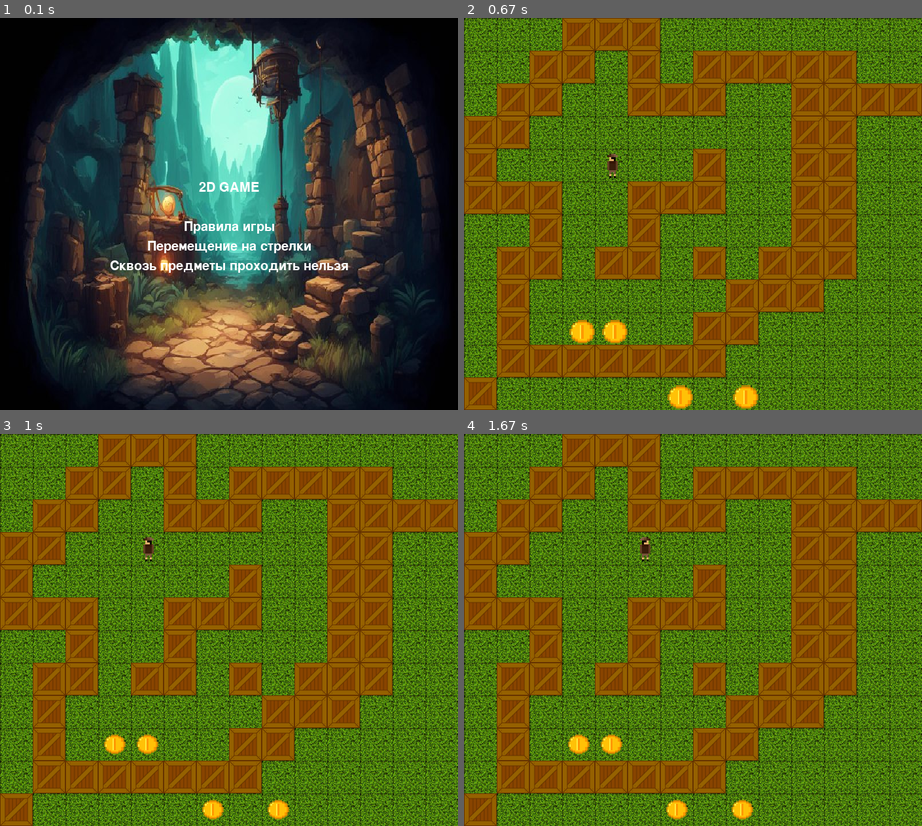
Above: before the commit, frames 1-4 (two rows, left to right).
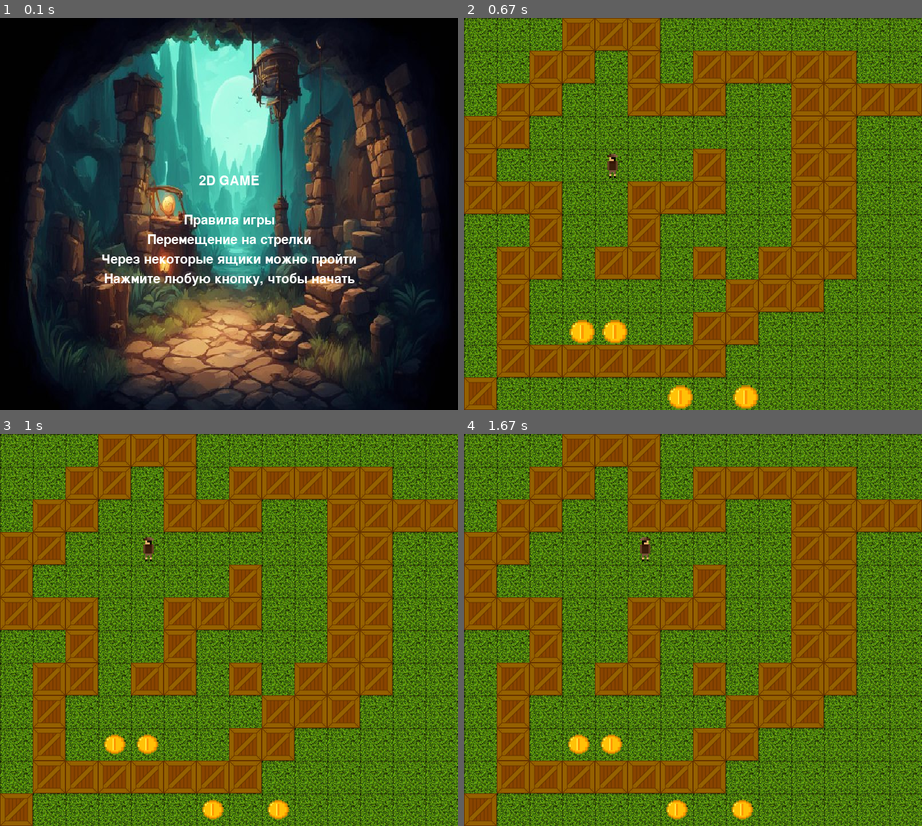
Above: after the commit, the same moments.

Repository: zabelyaev/PygameProjectYandex
Game: pygame game, started from main.py
The game is run twice, just before and just after one commit, with the same random seed, the same clock (stepped at 60 frames per second) and the same inputs.
Inputs:
- Up to frame 1 (0.1 s): no input
- Up to frame 2 (0.67 s): hold Right from 0.33 s (still down)
- Up to frame 3 (1 s): release Right at 0.8 s; hold Up from 0.83 s (still down)
- Up to frame 4 (1.67 s): release Up at 1.13 s; hold Right 1.17-1.63 s

The runs differ from the first frame. In frame 1, 3.3% of the frame differs, in the area x 22-78%, y 40-69%; in frame 2, nothing differs; in frame 3, nothing differs; in frame 4, nothing differs.

Commit message:
Finished Game

Diff:
--- a/camera.py
+++ /dev/null
@@ -1,15 +0,0 @@
-class Camera:
-    # зададим начальный сдвиг камеры
-    def __init__(self):
-        self.dx = 0
-        self.dy = 0
-
-    # сдвинуть объект obj на смещение камеры
-    def apply(self, obj):
-        obj.rect.x += self.dx
-        obj.rect.y += self.dy
-
-    # позиционировать камеру на объекте target
-    def update(self, target):
-        self.dx = -(target.rect.x + target.rect.w // 2 - 500 // 2)
-        self.dy = -(target.rect.y + target.rect.h // 2 - 500 // 2)
--- a/constansts.py
+++ b/constansts.py
@@ -12,14 +12,17 @@
 TILE_HEIGHT = 50
 
 SOUNDS = {
-    'background': 'data/sounds/Background Sound.mp3',
-    'coin': load_sounds('drop coin.wav')
+    'background': 'data/sounds/background_sound.mp3',
+    'coin': load_sounds('drop_coin.wav'),
+    'artefact': load_sounds('drop_artefact.mp3'),
+    'end': load_sounds('end_game.mp3')
 }
 
 TILE_IMAGES = {
     'wall': load_image('box.png'),
     'empty': load_image('grass.png'),
-    'coin': load_image('coin.png')
+    'coin': load_image('coin.png'),
+    'artefact': load_image('artefact.png'),
 }
 
 PLAYER_IMAGE = load_image('player.png')
--- a/data/maps/map2.txt
+++ b/data/maps/map2.txt
@@ -6,7 +6,7 @@
 ###..##0..#
 ..#..#....#
 .##..#.#.##
-.#......##
-.#.....##
+.#......*#
+.#.....#*
 .#######
-#
+!
--- a/data/maps/map3.txt
+++ b/data/maps/map3.txt
@@ -1,11 +1,12 @@
 ...###
-..##.#.###.
+..##.#.#00####
 .##..#.#..#
 ##........#
-..@....#..#
-.##..###..#
-..#..#....#
+#.@....#..#
+0##..##0..#
+..*..#....#
 .##..#.#.##
 .#......##
 .#.....##
-.##..###
+.###!###
+#
--- /dev/null
+++ b/dbmanager.py
@@ -0,0 +1,74 @@
+import sqlite3
+
+from patterns import Singleton
+
+
+class DBManager(Singleton):
+    def __init__(self):
+        self.db = sqlite3.connect('data/db/game.db')
+        self.cur = self.db.cursor()
+
+    def start_new_game(self) -> None:
+        self.reset_game()
+        self.cur.execute('INSERT INTO save (current_level) VALUES (1)')
+        self.db.commit()
+
+    def fetch_current_level(self) -> (str, bool):
+        levels = self.cur.execute('SELECT * FROM save').fetchone()
+
+        if not levels:
+            self.start_new_game()
+
+        res = self.cur.execute('''SELECT name, end_game FROM levels
+                                  INNER JOIN save ON save.current_level = levels.id
+                                  WHERE save.current_level = levels.id''').fetchone()
+        level_name = res[0]
+        end_game = int(res[1])
+
+        if end_game == 1:
+            end_game = True
+        else:
+            end_game = False
+
+        return level_name, end_game
+
+    def increase_level(self) -> bool:
+        id = int(self.cur.execute('SELECT id FROM save').fetchone()[0])
+        current_level = int(self.cur.execute(f'SELECT current_level FROM save WHERE id={id}').fetchone()[0])
+        if current_level + 1 <= self.count_levels():
+            self.cur.execute(f'''UPDATE save SET current_level={current_level + 1} WHERE id={id}''')
+            self.db.commit()
+            return True
+
+        self.end_game(True)
+        return False
+
+    def increase_score(self, level_increase) -> None:
+        id = int(self.cur.execute('SELECT id FROM save').fetchone()[0])
+        if id:
+            self.cur.execute(f'''UPDATE save SET score=score+{level_increase} WHERE id={id}''')
+            self.db.commit()
+
+    def fetch_score(self) -> int:
+        id = int(self.cur.execute('SELECT id FROM save').fetchone()[0])
+        score = int(self.cur.execute(f'SELECT score FROM save WHERE id={id}').fetchone()[0])
+
+        return score
+
+    def end_game(self, end: bool) -> None:
+        if end:
+            end = 1
+        else:
+            end = 0
+        id = int(self.cur.execute('SELECT id FROM save').fetchone()[0])
+        self.cur.execute(f'''UPDATE save SET end_game={end} WHERE id={id}''')
+        self.db.commit()
+
+    def count_levels(self) -> int:
+        res = self.cur.execute('SELECT COUNT(id) FROM levels').fetchone()
+
+        return int(res[0])
+
+    def reset_game(self) -> None:
+        self.cur.execute('DELETE FROM save')
+        self.db.commit()
--- a/extensions.py
+++ b/extensions.py
@@ -30,24 +30,3 @@
         sys.exit()
 
     return pygame.mixer.Sound(fullname)
-
-
-def load_level(filename):
-    fullname = check_map_exist(filename)
-
-    with open(fullname, 'r') as mapFile:
-        level_map = [line.strip() for line in mapFile]
-
-    max_width = max(map(len, level_map))
-
-    return list(map(lambda x: x.ljust(max_width, '.'), level_map))
-
-
-def check_map_exist(filename):
-    fullname = os.path.join('data', 'maps', filename + '.txt')
-
-    if not os.path.isfile(fullname):
-        print(f'Файлы с картой {fullname} не найден!')
-        sys.exit()
-
-    return fullname
--- a/main.py
+++ b/main.py
@@ -2,8 +2,7 @@
 
 import pygame.mixer
 
-from extensions import load_level
-from map import generate_level, Score
+from map import generate_level, Score, load_level
 from screens import *
 
 from constansts import *
@@ -14,14 +13,22 @@
     sys.exit()
 
 
+def clear_groups(*groups):
+    for group in groups:
+        for sprite in group:
+            sprite.kill()
+
+
 if __name__ == '__main__':
     # начальные настройки
     pygame.init()
     screen = pygame.display.set_mode((WIDTH, HEIGHT))
     clock = pygame.time.Clock()
 
+    pygame.display.set_caption('Археолог')
+
     # запускаем фоновую музыку
-    pygame.mixer.music.load('data/sounds/Background Sound.mp3')
+    pygame.mixer.music.load(SOUNDS['background'])
     pygame.mixer.music.play(loops=-1)
 
     # группы спрайтов
@@ -34,6 +41,9 @@
     player = None
     score = Score()  # счетчик монет
 
+    db = DBManager()
+    end_game = False
+
     pygame.display.flip()
 
     # основной игровой цикл
@@ -41,29 +51,45 @@
         for event in pygame.event.get():
             if event.type == pygame.QUIT:
                 terminate()
-            elif (event.type == pygame.MOUSEBUTTONDOWN or event.type == pygame.KEYDOWN) and not player:
-                player, level_x, level_y = generate_level(load_level('map'), all_sprites, tiles_group,
-                                                          walls_group,
-                                                          player_group, coins_group)
+            elif (event.type == pygame.MOUSEBUTTONDOWN or event.type == pygame.KEYDOWN) and not player and not end_game:
+                if db.fetch_current_level()[1]:
+                    db.start_new_game()
+                end_game = False
+                player = generate_level(load_level(db.fetch_current_level()[0]), all_sprites,
+                                        tiles_group,
+                                        walls_group,
+                                        player_group, coins_group)
             elif event.type == pygame.KEYDOWN:
-                player.move(event, walls=walls_group)
+                if player:
+                    player.move(event, walls=walls_group)
 
-        if not player:
+        if end_game:
+            end_screen(screen)
+        elif not end_game and not player:
             start_screen(screen)
         else:
             if len(coins_group) == 0:
-                for sprite in all_sprites:
-                    sprite.kill()
+                player = None
+                clear_groups(all_sprites, tiles_group, walls_group, coins_group, player_group)
                 pygame.display.flip()
 
-                player, level_x, level_y = generate_level(load_level('map2'), all_sprites, tiles_group,
-                                                          walls_group,
-                                                          player_group, coins_group)
-            screen.fill((0, 0, 0))
+                db.increase_score(score.get_score())
+                score.reset()
+
+                if db.increase_level():
+                    player = generate_level(load_level(db.fetch_current_level()[0]), all_sprites,
+                                            tiles_group,
+                                            walls_group,
+                                            player_group, coins_group)
+                else:
+                    end_game = True
+                    db.end_game(end_game)
+                    pygame.mixer.music.stop()
+                    SOUNDS['end'].play()
 
         # отрисывываем все спрайты
-        tiles_group.draw(screen)
-        player_group.draw(screen)
+        tiles_group.draw(screen)  # отрисывываем тайлы
+        player_group.draw(screen)  # затем игрока
         coins_group.update()
 
         # при столкновении с монеткой увеличиваем счет
--- a/map.py
+++ b/map.py
@@ -1,9 +1,11 @@
-import math
+import os
+import sys
 
+import pygame.mixer
 from pygame import transform
 from pygame.sprite import Sprite
 
-from constansts import TILE_WIDTH, TILE_HEIGHT, TILE_IMAGES, PLAYER_IMAGE
+from constansts import TILE_WIDTH, TILE_HEIGHT, TILE_IMAGES, PLAYER_IMAGE, SOUNDS
 from player import Player
 
 
@@ -25,11 +27,19 @@
         self.scale_factor = 1.2
         self.is_scale = True
         self.original_image = self.image
-        self.original_center = self.rect.center
-        self.original_rect = self.rect
         self.scale_time = 0
 
-    def update(self):
+        self.score = 1
+        self.drop_sound = SOUNDS['coin']
+
+    def get_score(self) -> int:
+        return self.score
+
+    def get_sound(self) -> pygame.mixer.Sound:
+        return self.drop_sound
+
+    def update(self) -> None:
+        # анимация
         self.scale_time += 1
 
         if self.scale_time == 20:
@@ -45,21 +55,51 @@
             self.image = self.original_image
 
 
+class Artefact(Coin):
+    def __init__(self, tile_image, pos, *groups):
+        super().__init__(tile_image, pos, *groups)
 
-
+        self.score = 10
+        self.drop_sound = SOUNDS['artefact']
 
 
 class Score:
     def __init__(self):
         self.score = 0
 
-    def increase_score(self, level_increase):
+    def increase_score(self, level_increase: int) -> None:
         self.score += level_increase
-        print(self.score)
+
+    def get_score(self) -> int:
+        return self.score
+
+    def reset(self) -> None:
+        self.score = 0
 
 
-def generate_level(level, all_sprites, tiles_group, walls_group, player_group, coins_group):
-    new_player, x, y = None, None, None
+def load_level(filename: str) -> list:
+    fullname = check_map_exist(filename)
+
+    with open(fullname, 'r') as mapFile:
+        level_map = [line.strip() for line in mapFile]
+
+    max_width = max(map(len, level_map))
+
+    return list(map(lambda x: x.ljust(max_width, '.'), level_map))
+
+
+def check_map_exist(filename: str) -> str:
+    fullname = os.path.join('data', 'maps', filename + '.txt')
+
+    if not os.path.isfile(fullname):
+        print(f'Файлы с картой {fullname} не найден!')
+        sys.exit()
+
+    return fullname
+
+
+def generate_level(level: list, all_sprites, tiles_group, walls_group, player_group, coins_group) -> Player:
+    new_player = None
 
     for y in range(len(level)):
         for x in range(len(level[y])):
@@ -76,9 +116,8 @@
                 Coin(TILE_IMAGES['coin'], (x, y), all_sprites, tiles_group, coins_group)
             elif level_point == '*':
                 Tile(TILE_IMAGES['wall'], (x, y), True, all_sprites, tiles_group, walls_group)
+            elif level_point == '!':
+                Tile(TILE_IMAGES['empty'], (x, y), False, all_sprites, tiles_group)
+                Artefact(TILE_IMAGES['artefact'], (x, y), all_sprites, tiles_group, coins_group)
 
-    return new_player, x, y
-
-
-def load_next_level(level):
-    pass
+    return new_player
--- /dev/null
+++ b/patterns.py
@@ -0,0 +1,5 @@
+class Singleton:
+    def __new__(cls, *args, **kwargs):
+        if not hasattr(cls, 'instance'):
+            cls.instance = super(Singleton, cls).__new__(cls)
+        return cls.instance
--- a/player.py
+++ b/player.py
@@ -2,7 +2,7 @@
 from pygame import K_LEFT, K_UP, K_RIGHT, K_DOWN
 from pygame.sprite import Sprite
 
-from constansts import TILE_HEIGHT, TILE_WIDTH, HEIGHT, WIDTH, SOUNDS
+from constansts import TILE_HEIGHT, TILE_WIDTH, HEIGHT, WIDTH
 
 
 class Player(Sprite):
@@ -21,9 +21,11 @@
         self.image_right = pygame.transform.flip(self.image, True, False)
 
     def update(self, coin_groups, score):
-        if pygame.sprite.spritecollide(self, coin_groups, dokill=True):
-            SOUNDS['coin'].play()
-            score.increase_score(level_increase=1)
+        if sprite := pygame.sprite.spritecollide(self, coin_groups, dokill=True):
+            coin = sprite[0]
+            sprite_score = coin.get_score()
+            coin.drop_sound.play()
+            score.increase_score(level_increase=sprite_score)
 
     def move(self, events, walls=None):
         if events.key == K_LEFT:
--- a/screens.py
+++ b/screens.py
@@ -1,22 +1,15 @@
 import pygame
 
 from constansts import HEIGHT, WIDTH
+from dbmanager import DBManager
 from extensions import load_image
 
 
-def start_screen(screen):
-    intro_text = ["2D GAME", "",
-                  "Правила игры",
-                  "Перемещение на стрелки",
-                  "Сквозь предметы проходить нельзя"
-                  ]
+def draw_text(screen, texts: list, font_family=None, font_size=30) -> None:
+    font = pygame.font.Font(font_family, font_size)
+    text_coord = HEIGHT // 2 - len(texts) * 10 - 10
 
-    fon = pygame.transform.scale(load_image('fon.jpg'), (WIDTH, HEIGHT))
-    screen.blit(fon, (0, 0))
-    font = pygame.font.Font(None, 30)
-    text_coord = HEIGHT // 2 - len(intro_text) * 10 - 10
-
-    for line in intro_text:
+    for line in texts:
         string_rendered = font.render(line, 1, pygame.Color('white'))
         intro_rect = string_rendered.get_rect(center=(WIDTH // 2, 0))
         text_coord += 10
@@ -25,67 +18,28 @@
         screen.blit(string_rendered, intro_rect)
 
 
-def loading_screen(screen):
-    intro_text = ["Введите название карты в консоль.", "",
-                  "Не вводите расширение, все карты имеют формат",
-                  "txt.",
-                  "Доступные карты:",
-                  "map",
-                  "map1",
-                  "map2"
+def start_screen(screen) -> None:
+    intro_text = ["2D GAME", "",
+                  "Правила игры",
+                  "Перемещение на стрелки",
+                  "Через некоторые ящики можно пройти",
+                  "Нажмите любую кнопку, чтобы начать"
                   ]
 
-    font = pygame.font.Font(None, 30)
-    text_coord = 50
+    fon = pygame.transform.scale(load_image('fon.jpg'), (WIDTH, HEIGHT))
+    screen.blit(fon, (0, 0))
 
-    for line in intro_text:
-        string_rendered = font.render(line, 1, pygame.Color('white'))
-        intro_rect = string_rendered.get_rect()
-        text_coord += 10
-        intro_rect.top = text_coord
-        intro_rect.x = 10
-        text_coord += intro_rect.height
-        screen.blit(string_rendered, intro_rect)
+    draw_text(screen, intro_text)
 
 
-def end_screen(screen):
-    intro_text = ["Введите название карты в консоль.", "",
-                  "Не вводите расширение, все карты имеют формат",
-                  "txt.",
-                  "Доступные карты:",
-                  "map",
-                  "map1",
-                  "map2"
+def end_screen(screen) -> None:
+    screen.fill(0)
+
+    end_score = DBManager().fetch_score()
+
+    intro_text = ["Поздравляем, вы победили!", "",
+                  f"Текущий счет: {end_score}!",
+                  'Перезапустите игру, чтобы начать сначала!'
                   ]
 
-    font = pygame.font.Font(None, 30)
-    text_coord = 50
-
-    for line in intro_text:
-        string_rendered = font.render(line, 1, pygame.Color('white'))
-        intro_rect = string_rendered.get_rect()
-        text_coord += 10
-        intro_rect.top = text_coord
-        intro_rect.x = 10
-        text_coord += intro_rect.height
-        screen.blit(string_rendered, intro_rect)
-
-
-def show_quest(screen, texts, time=10):
-    intro_text = texts
-    while True:
-        time -= 1
-        if time < 0:
-            break
-        print(time)
-
-    font = pygame.font.Font(None, 30)
-    text_coord = 0
-    for line in intro_text:
-        string_rendered = font.render(line, 1, pygame.Color('white'))
-        intro_rect = string_rendered.get_rect(center=(WIDTH // 2, 0))
-        text_coord += 10
-        intro_rect.top = text_coord
-        text_coord += intro_rect.height
-        pygame.draw.rect(screen, (255, 0, 0), intro_rect, 0)
-        screen.blit(string_rendered, intro_rect)
+    draw_text(screen, intro_text)
Binary file added: data/db/game.db
Renamed: data/maps/map.txt -> data/maps/map1.txt
Binary file added: data/sprites/artefact.png
Not shown, added: data/sounds/background_sound.mp3
Not shown, added: data/sounds/drop_artefact.mp3
Not shown, added: data/sounds/drop_coin.wav
Not shown, added: data/sounds/end_game.mp3
